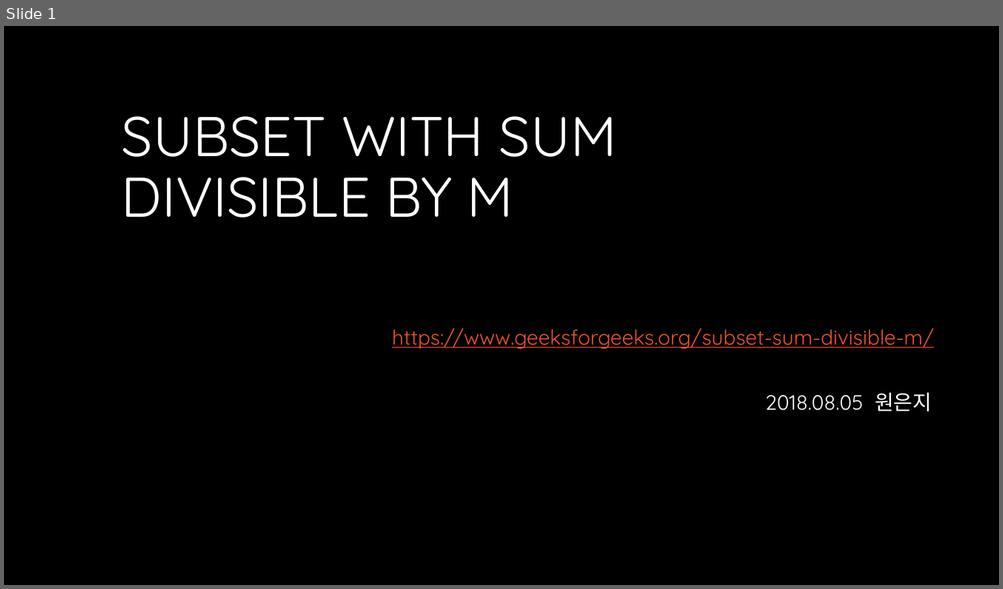
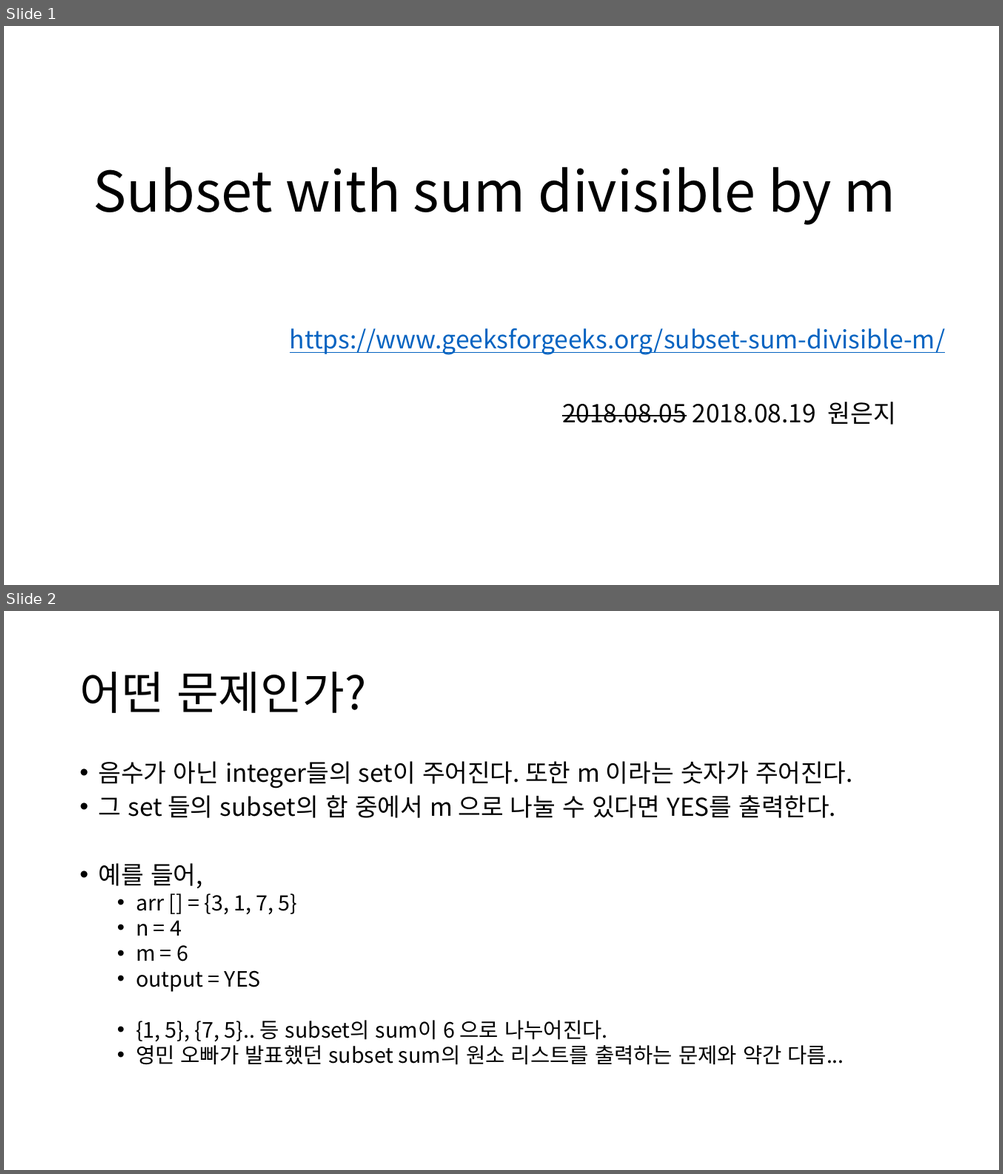
Before and after one commit to eunjiWon/algorithm_study, a slide deck: Subsum.pptx. Shown one above the other, each under a label of ours: slide 1 before the commit, slides 1 and 2 after it. The pictures are 1003x589 and 1003x1174 pixels, drawn with LibreOffice and Linux fonts; fonts in the diff are those of the drawing; background and template pictures are left out. Boxes give left, top, right and bottom in pixels: in the first picture for what was removed or moved away, otherwise in the second. Text is boxed around its words. In the diff, an @@ line names an element or a change of style, - is before the commit and + after.

```diff
--- a/Subsum.pptx
+++ b/Subsum.pptx
@@ slide 2 added at <box>4,611,999,1170</box>, background #FFFFFF @@
@@ title added at <box>79,672,366,713</box>, 44 pt, text #000000 @@
+어떤 문제인가?
@@ text added at <box>99,761,853,1065</box>, 20.4 pt, text #000000 @@
+• 음수가 아닌 integer들의 set이 주어진다. 또한 m 이라는 숫자가 주어진다.
+• 그 set 들의 subset의 합 중에서 m 으로 나눌 수 있다면 YES를 출력한다.
+• 예를 들어,
+  • arr [] = {3, 1, 7, 5}
+  • n = 4
+  • m = 6
+  • output = YES
+  • {1, 5}, {7, 5}.. 등 subset의 sum이 6 으로 나누어진다.
+  • 영민 오빠가 발표했던 subset sum의 원소 리스트를 출력하는 문제와 약간 다름...
@@ slide 1 changed as well @@
@@ background #000000 to #FFFFFF @@
@@ title at <box>94,167,896,225</box>: text changed; font Quicksand to Noto Sans CJK KR; text colour #FFFFFF to #000000 @@
-SUBSET WITH SUM DIVISIBLE BY M
+Subset with sum divisible by m
@@ subtitle "https://www.geeksforgeeks.org/subset-sum-divisible-m/": place and size @@
-subtitle "https://www.geeksforgeeks.org/subset-sum-divisible-m/" at <box>392,328,933,412</box>
+subtitle "https://www.geeksforgeeks.org/subset-sum-divisible-m/" at <box>290,329,945,425</box>
@@ subtitle at <box>290,329,945,355</box>: size 20 to 24 pt, font Quicksand to Noto Sans CJK KR, text colour #F0532B to #0563C1 in "https://www.geeksforgeeks.org/subset-sum-divisible-m/"; alignment left to centre @@
@@ subtitle at <box>562,402,896,425</box>: text changed; size 20 to 24 pt; font Quicksand to Noto Sans CJK KR; text colour #FFFFFF to #000000 @@
-2018.08.05 원은지
+2018.08.05 2018.08.19 원은지
```
Also in this commit, not shown: 1 other slide changed, 4 other slides added, 3 slides removed, 10 other files.
